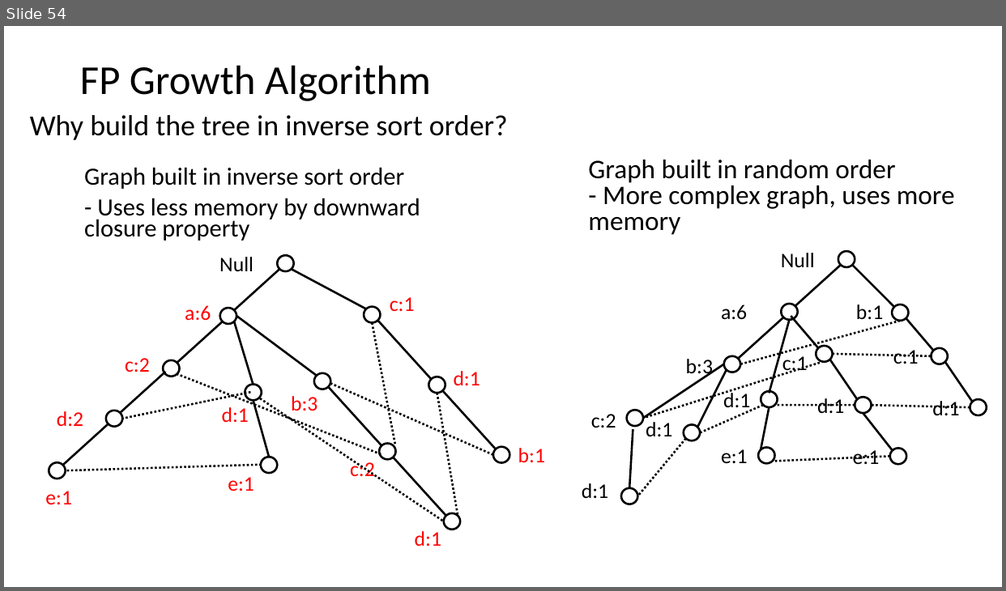
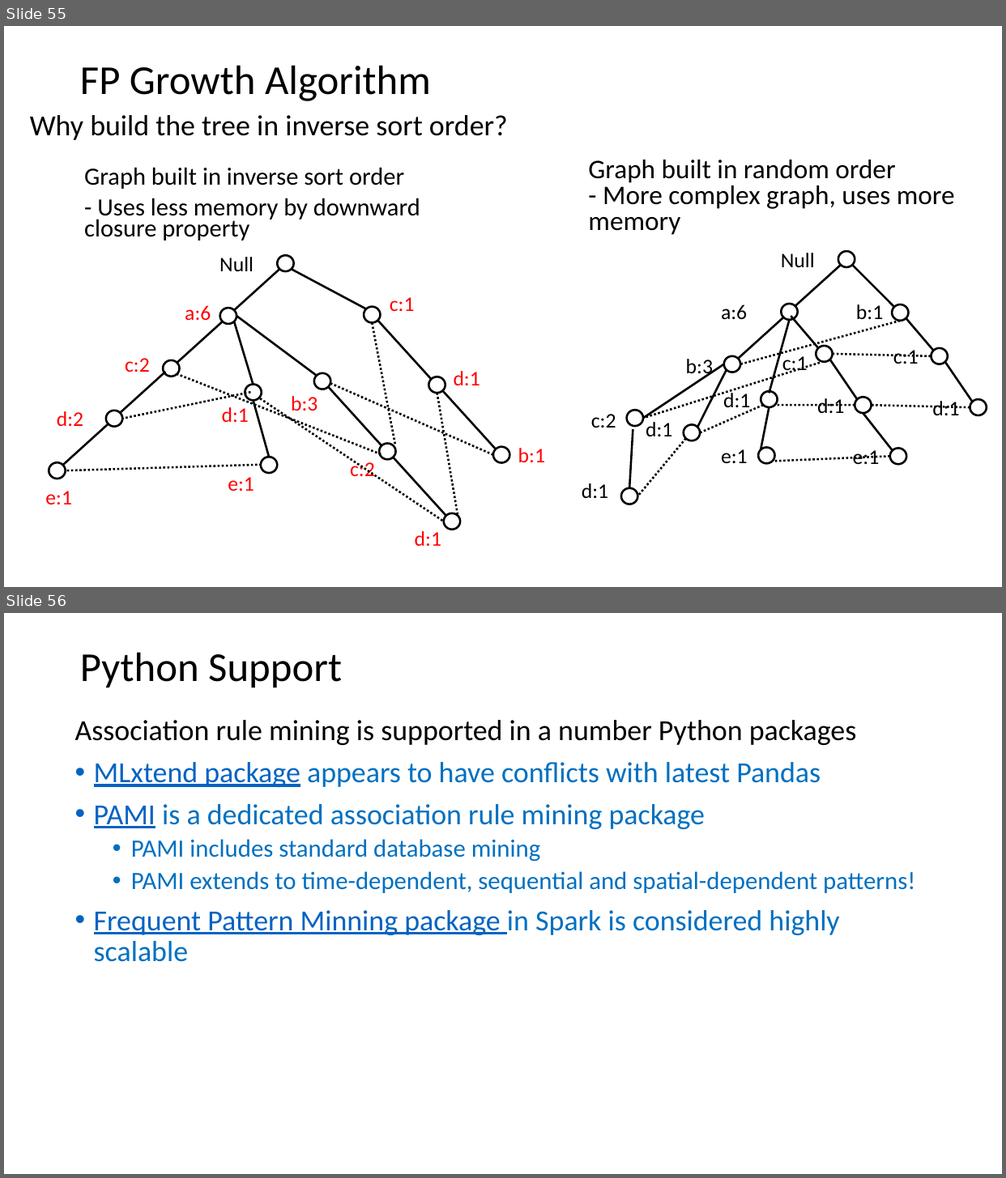
Before and after one commit to tenevian/Harvard-SSP-Data-Mining, a slide deck: slides/13_AssociationsFrequentItems.pptx. Shown one above the other, each under a label of ours: slide 54 before the commit, slides 55 and 56 after it. The pictures are 1006x591 and 1006x1178 pixels, drawn with LibreOffice and Linux fonts; fonts in the diff are those of the drawing. Boxes give left, top, right and bottom in pixels: in the first picture for what was removed or moved away, otherwise in the second. Text is boxed around its words. In the diff, an @@ line names an element or a change of style, - is before the commit and + after.

```diff
--- a/slides/13_AssociationsFrequentItems.pptx
+++ b/slides/13_AssociationsFrequentItems.pptx
@@ slide 56 added at (4, 613, 1002, 1174), background #FFFFFF @@
@@ title added at (80, 652, 342, 688), 39.6 pt, text #000000 @@
+Python Support
@@ text added at (75, 720, 915, 962), 28 pt, text #0070C0 @@
+Association rule mining is supported in a number Python packages
+• MLxtend package appears to have conflicts with latest Pandas
+• PAMI is a dedicated association rule mining package
+  • PAMI includes standard database mining
+  • PAMI extends to time-dependent, sequential and spatial-dependent patterns!
+• Frequent Pattern Minning package in Spark is considered highly scalable
@@ what was slide 54 is now slide 55 @@
```
Also in this commit, not shown: 4 slides changed, 1 other slide added.
